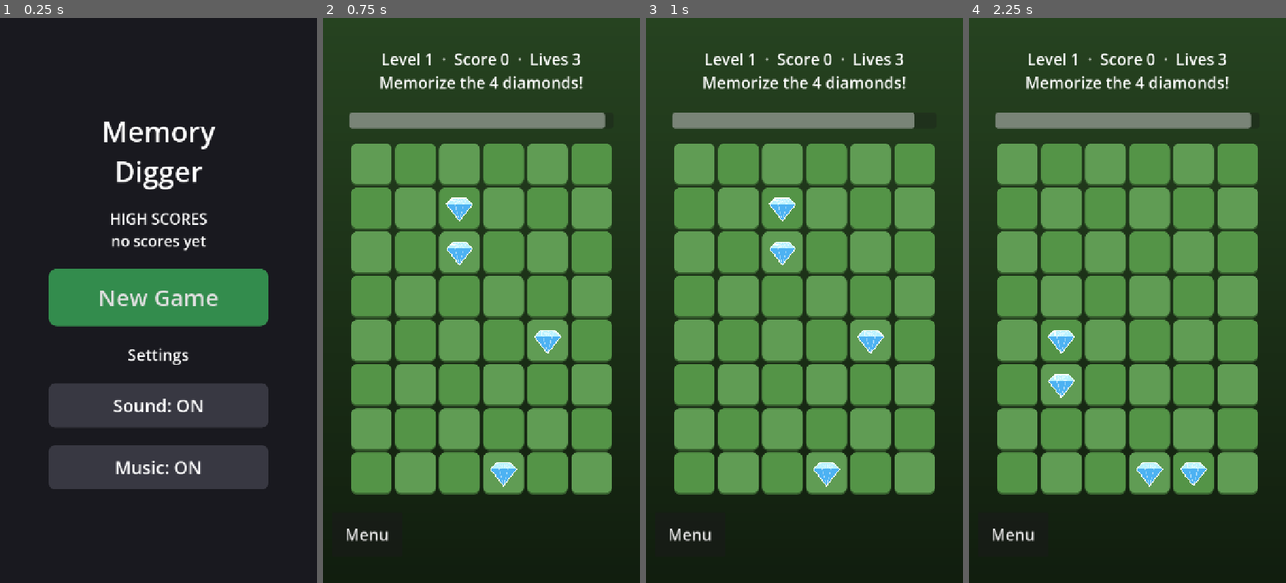
Above: before the commit, frames 1-4 (left to right).
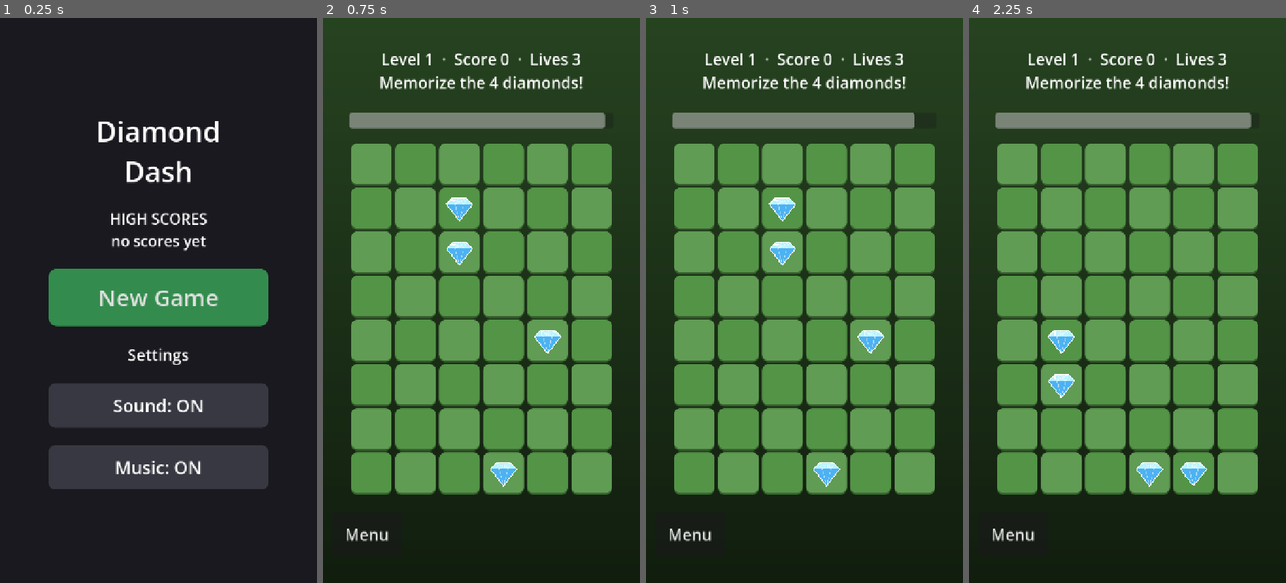
Above: after the commit, the same moments.

Repository: ran1979/memory-digger
Game: Godot game, scene res://scenes/Menu.tscn
The game is run twice, just before and just after one commit, with the same random seed, the same clock (stepped at 60 frames per second) and the same inputs.
Inputs:
- Up to frame 1 (0.25 s): no input
- Up to frame 2 (0.75 s): click "New Game" at 0.5 s
- Up to frame 3 (1 s): no input
- Up to frame 4 (2.25 s): click "Menu" at 1.25 s; click "New Game" at 2 s

The runs differ from the first frame. In frame 1, 1.5% of the frame differs, in the area x 30-70%, y 18-31%; in frame 2, nothing differs; in frame 3, nothing differs; in frame 4, nothing differs.

Commit message:
Rename game to Diamond Dash
Visible name, menu title, share text, APK filename and docs. Android package id
stays com.ran1979.memorydigger so installs update in place and keep scores.

Co-Authored-By: Claude Opus 5.5 <noreply@anthropic.com>

Diff:
--- a/project.godot
+++ b/project.godot
@@ -4,7 +4,7 @@
 
 [application]
 
-config/name="Memory Digger"
+config/name="Diamond Dash"
 run/main_scene="res://scenes/Menu.tscn"
 config/quit_on_go_back=false
 config/features=PackedStringArray("4.7", "Mobile")
--- a/scenes/Menu.tscn
+++ b/scenes/Menu.tscn
@@ -44,8 +44,8 @@
 [node name="Title" type="Label" parent="Box"]
 layout_mode = 2
 theme_override_font_sizes/font_size = 64
-text = "Memory
-Digger"
+text = "Diamond
+Dash"
 horizontal_alignment = 1
 
 [node name="Scores" type="Label" parent="Box"]
--- a/scripts/GameManager.gd
+++ b/scripts/GameManager.gd
@@ -130,7 +130,7 @@
 
 
 func share_message() -> String:
-	return "I scored %d on Memory Digger and reached level %d! 💎 Can you beat me?" % [score, level]
+	return "I scored %d on Diamond Dash and reached level %d! 💎 Can you beat me?" % [score, level]
 
 
 func game_over() -> bool:
--- a/scripts/Menu.gd
+++ b/scripts/Menu.gd
@@ -11,7 +11,7 @@
 	else:
 		%ShareBest.visible = true
 		%ShareBest.pressed.connect(func(): Share.text(
-			"My best on Memory Digger is %d! 💎 Can you beat it?" % Save.best_score))
+			"My best on Diamond Dash is %d! 💎 Can you beat it?" % Save.best_score))
 	# Set toggles before connecting so loading state doesn't fire the handlers.
 	%SoundToggle.button_pressed = Save.sound_enabled
 	%MusicToggle.button_pressed = Save.music_enabled
Not shown, changed: export_presets.cfg
Not shown, changed: CLAUDE.md
Not shown, changed: README.md
Not shown, changed: scripts/android.sh
Not shown, changed: scripts/run.sh
